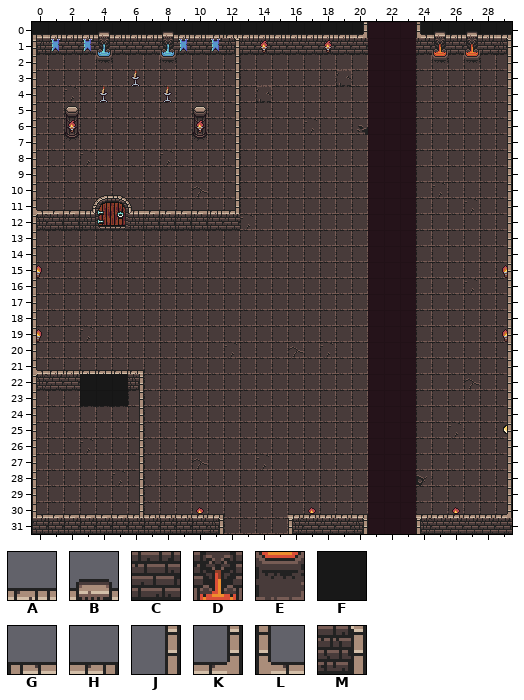
Tiled map (JSON), stored at src/assets/map/map.json. That is the earlier state.
Cells are 16x16 px. Shown: x 0..29, y 0..31.
Key: from "sprites": A 2, B 5, C 24, D 28, E 50, F 56, G 156, H 157, J 176, K 180, L 181, M 202.
_ is an empty cell, # one hidden under a higher layer.
Layers that did not change in this view are not listed.
Layer "Walls" before, first column x 23:
0 _######
1 _CDCDCM
2 __E_E_J
3 ______J
4 ______J
5 ______J
6 ______J
Layer "FogUp" before, first column x 0:
0 FFFFFFFFFFFFFFFFFFFFF___FFFFFF
1 ______________________________
2 ______________________________
3 ______________________________
4 ______________________________
Layer "DoorClosed" before, first column x 0:
0 GAAABAAABAAHAAAAAAAAK___LBABAH
1 ______________________________
2 ______________________________
3 ______________________________
4 ______________________________
And afterwards:
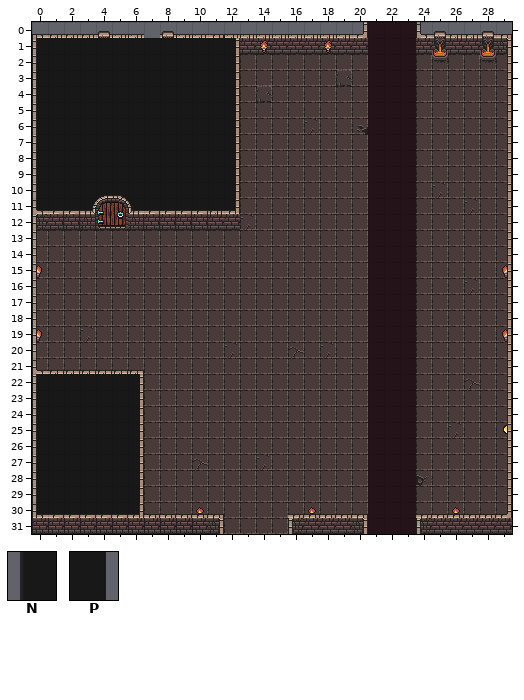
Further tiles: from "sprites": N 55, P 57.
Tiles of an added or newly shown layer are drawn over the layers below it.
The commit says: Update key position
Edits made:
{"where": "layer \"Walls\""}
{"y":0,"x":27,"old":"##","new":"AB"}
{"y":1,"x":27,"old":"DC","new":"CD"}
{"y":2,"x":27,"old":"E_","new":"_E"}
{"where": "layer \"Fog\" (now shown)"}
{"y":1,"x":0,"old":"_____________","new":"NFFFFFFFFFFFP"}
{"y":2,"x":0,"old":"_____________","new":"NFFFFFFFFFFFP"}
{"y":3,"x":0,"old":"_____________","new":"NFFFFFFFFFFFP"}
{"y":4,"x":0,"old":"_____________","new":"NFFFFFFFFFFFP"}
{"y":5,"x":0,"old":"_____________","new":"NFFFFFFFFFFFP"}
{"y":6,"x":0,"old":"_____________","new":"NFFFFFFFFFFFP"}
{"y":7,"x":0,"old":"_____________","new":"NFFFFFFFFFFFP"}
{"y":8,"x":0,"old":"_____________","new":"NFFFFFFFFFFFP"}
{"y":9,"x":0,"old":"_____________","new":"NFFFFFFFFFFFP"}
{"y":10,"x":0,"old":"_____________","new":"NFFFFFFFFFFFP"}
{"y":11,"x":0,"old":"____","new":"NFFF"}
{"y":11,"x":6,"old":"_______","new":"FFFFFFP"}
{"y":22,"x":0,"old":"___","new":"NFF"}
{"y":22,"x":6,"old":"_","new":"P"}
{"y":23,"x":0,"old":"___","new":"NFF"}
{"y":23,"x":6,"old":"_","new":"P"}
{"y":24,"x":0,"old":"_______","new":"NFFFFFP"}
{"y":25,"x":0,"old":"_______","new":"NFFFFFP"}
{"y":26,"x":0,"old":"_______","new":"NFFFFFP"}
{"y":27,"x":0,"old":"_______","new":"NFFFFFP"}
{"y":28,"x":0,"old":"_______","new":"NFFFFFP"}
{"y":29,"x":0,"old":"_______","new":"NFFFFFP"}
{"y":30,"x":0,"old":"_______","new":"NFFFFFP"}
{"where": "layer \"FogUp\" (removed)"}
{"y":0,"x":0,"old":"FFFFFFFFFFFFFFFFFFFFF","new":"_____________________"}
{"y":0,"x":24,"old":"FFFFFF","new":"______"}
{"where": "layer \"DoorClosed\""}
{"y":0,"x":0,"old":"GAAABAAABAAHAAAAAAAAK","new":"_____________________"}
{"y":0,"x":24,"old":"LBABAH","new":"______"}
